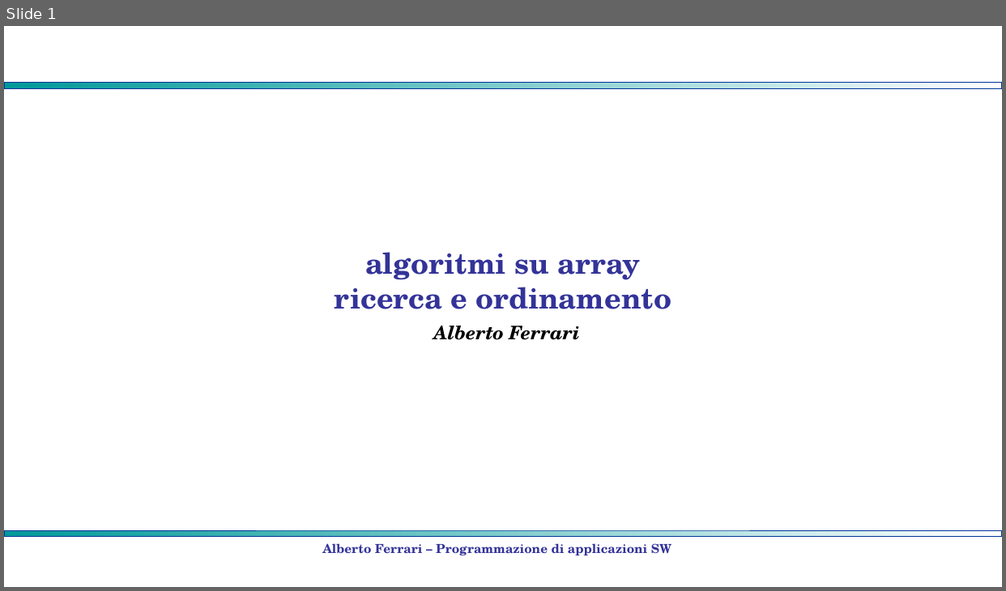
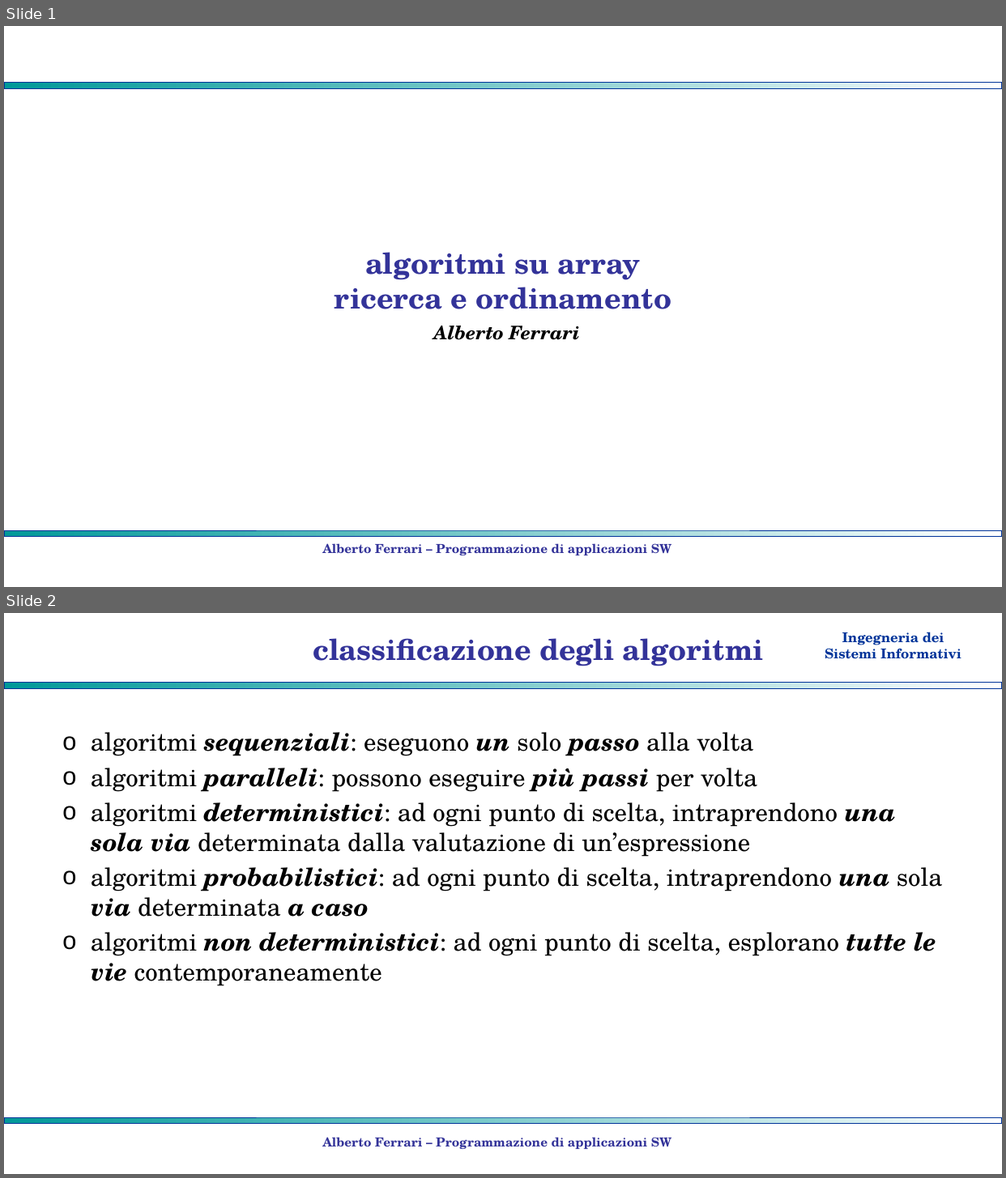
Before and after one commit to albertoferrari/pasw, a slide deck: lezioni/PASW08 - array - ricerca ordinamento.pptx. Shown one above the other, each under a label of ours: slide 1 before the commit, slides 1 and 2 after it. The pictures are 1006x591 and 1006x1178 pixels, drawn with LibreOffice and Linux fonts; fonts in the diff are those of the drawing; background and template pictures are left out. Boxes give left, top, right and bottom in pixels: in the first picture for what was removed or moved away, otherwise in the second. Text is boxed around its words. In the diff, an @@ line names an element or a change of style, - is before the commit and + after.

```diff
--- a/lezioni/PASW08 - array - ricerca ordinamento.pptx
+++ b/lezioni/PASW08 - array - ricerca ordinamento.pptx
@@ slide 2 added at (x1=4, y1=613, x2=1002, y2=1174), background #FFFFFF; not listed: 1 template element that a slide beside it also shows @@
@@ text added at (x1=825, y1=632, x2=961, y2=659), 13 pt, text #003399, bold @@
+Ingegneria dei
+Sistemi Informativi
@@ title added at (x1=313, y1=638, x2=764, y2=666), 28 pt, text #333399, bold @@
+classificazione degli algoritmi
@@ rectangle added at (x1=4, y1=683, x2=1002, y2=688), fill gradient #009999 to #FFFFFF, outline #003399 0.75 pt @@
@@ text added at (x1=91, y1=732, x2=943, y2=986), 24 pt, text #000000 @@
+o algoritmi sequenziali: eseguono un solo passo alla volta
+o algoritmi paralleli: possono eseguire più passi per volta
+o algoritmi deterministici: ad ogni punto di scelta, intraprendono una sola via determinata dalla valutazione di un’espressione
+o algoritmi probabilistici: ad ogni punto di scelta, intraprendono una sola via determinata a caso
+o algoritmi non deterministici: ad ogni punto di scelta, esplorano tutte le vie contemporaneamente
@@ text added at (x1=322, y1=1137, x2=671, y2=1149), 12 pt, text #333399, bold @@
+Alberto Ferrari – Programmazione di applicazioni SW
```
Also in this commit, not shown: 14 slides changed, 15 other slides added, 1 other file.
